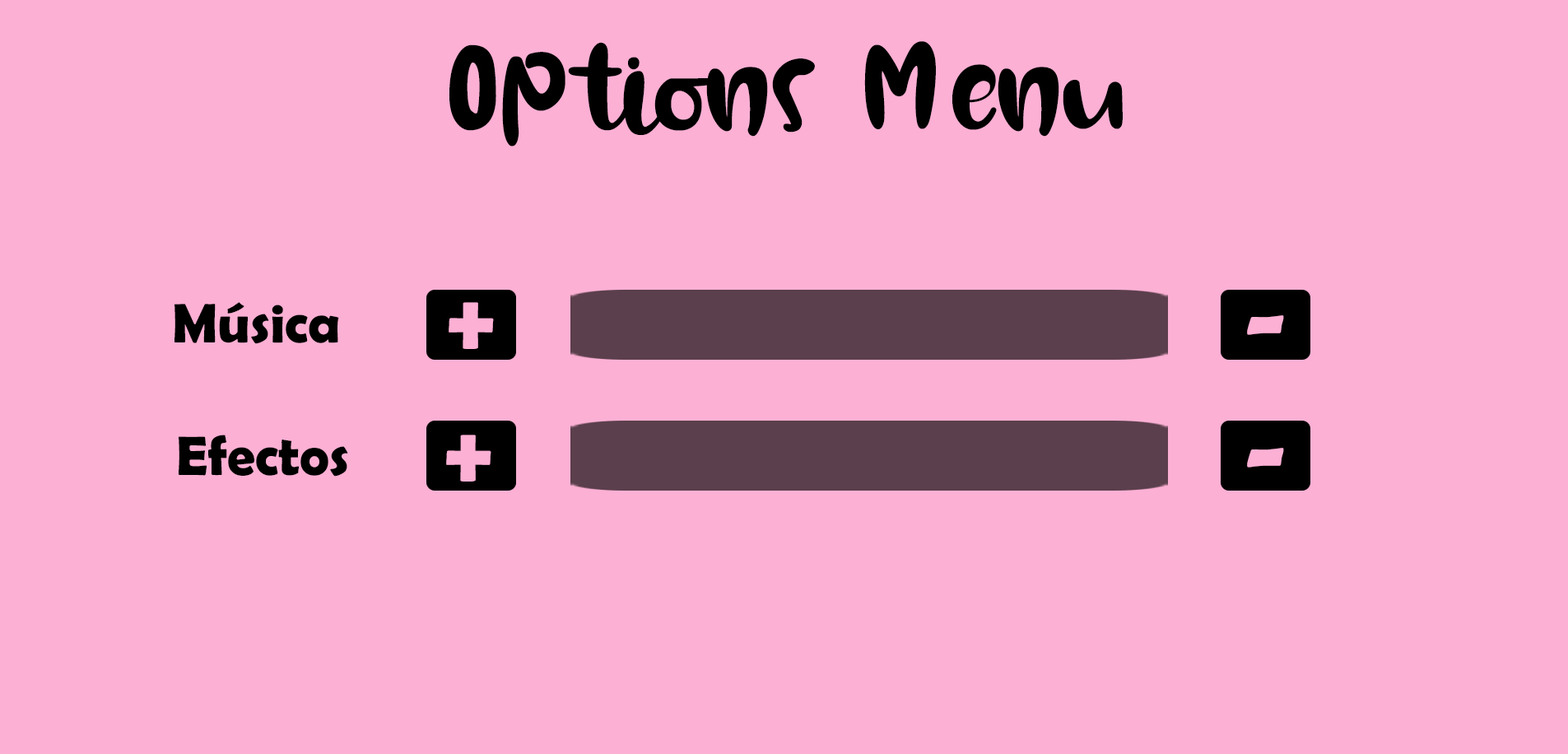
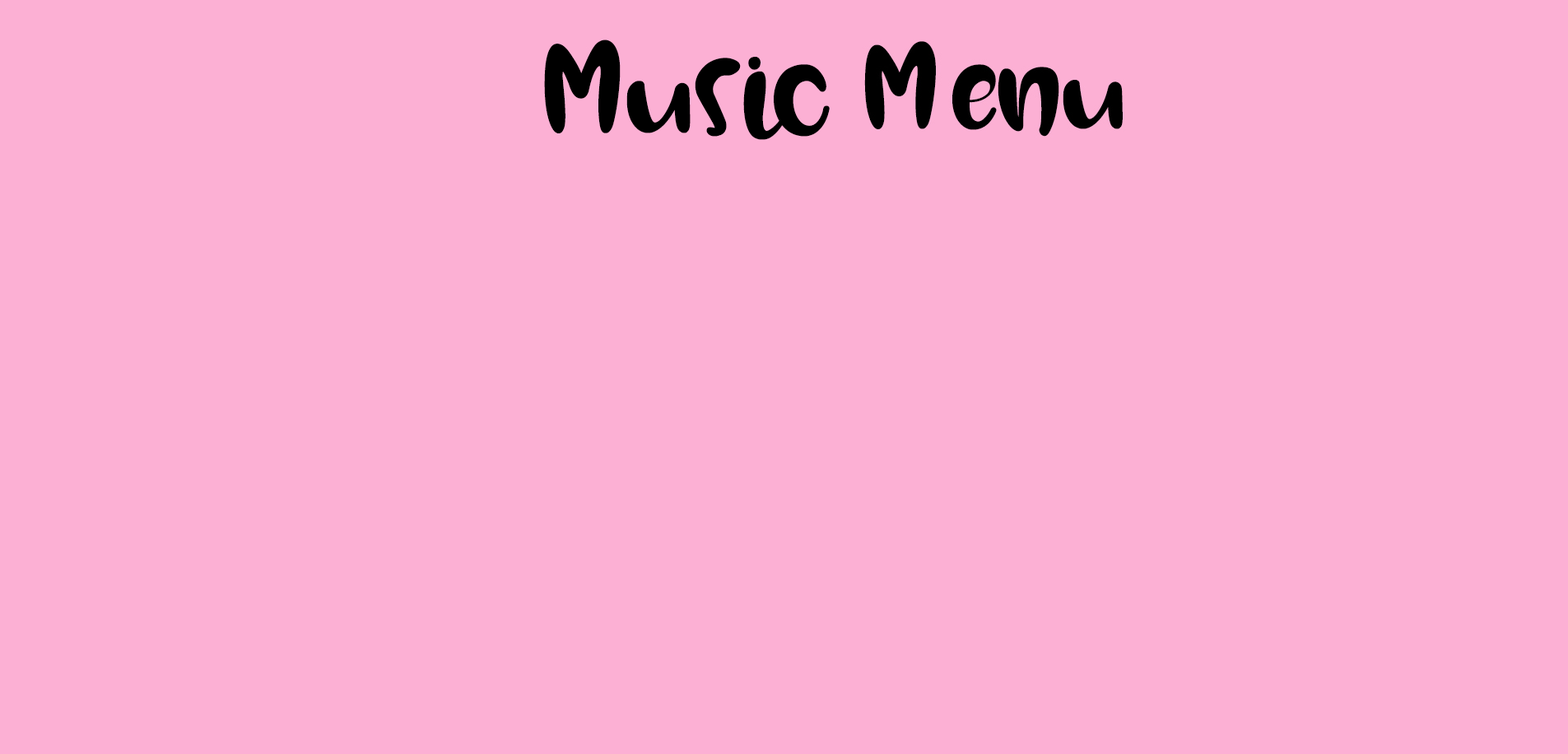
Layered file, before and after one edit (1568x754). Changes by layer:
moved "-" (1st of 2, in "Grupo 1") into group "Grupo 1" over [1246, 447, 1285, 468]
moved "-" (2nd of 2, in "Grupo 1") into group "Grupo 1" over [1246, 315, 1285, 336]
moved "+" (1st of 2, in "Grupo 1") into group "Grupo 1" over [446, 434, 492, 482]
moved "+" (2nd of 2, in "Grupo 1") into group "Grupo 1" over [448, 302, 494, 349]
moved "Efectos" into group "Grupo 1" over [178, 434, 349, 477]
moved "Música" into group "Grupo 1" over [174, 302, 340, 345]
moved "Capa 6" into group "Grupo 1" over [570, 420, 1168, 491]
moved "Capa 5" into group "Grupo 1" over [570, 289, 1168, 360]
moved "Capa 4" into group "Grupo 1" over [1220, 420, 1311, 491]
moved "Capa 3" into group "Grupo 1" over [426, 420, 517, 491]
moved "Capa 2" into group "Grupo 1" over [1220, 289, 1311, 360]
moved "Capa 1" into group "Grupo 1" over [426, 289, 517, 360]
added layer "Music" above "Capa 7" over [544, 39, 830, 140]
added layer "Capa 7" above "Fondo" over [447, 39, 830, 151]
